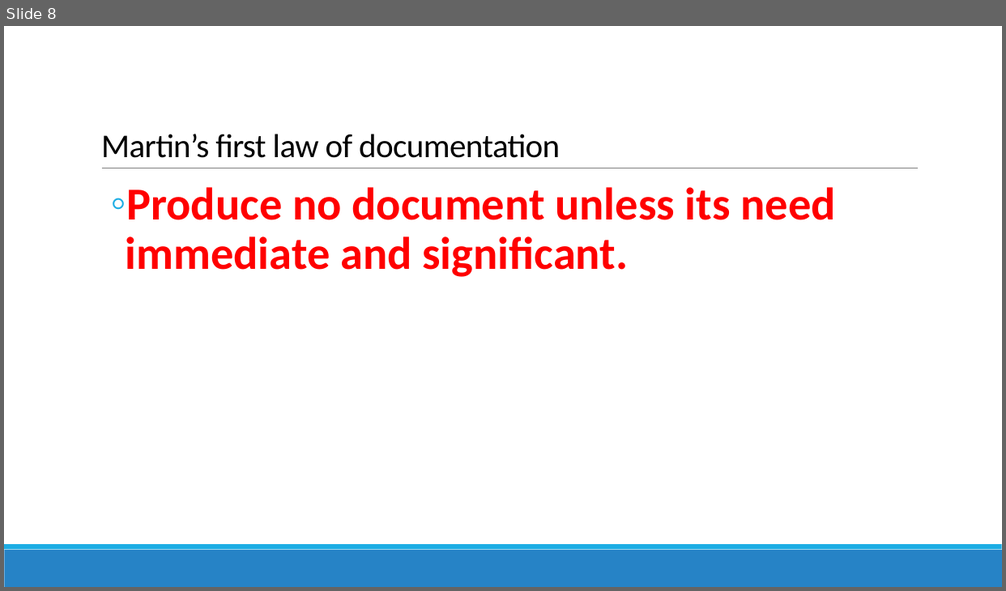
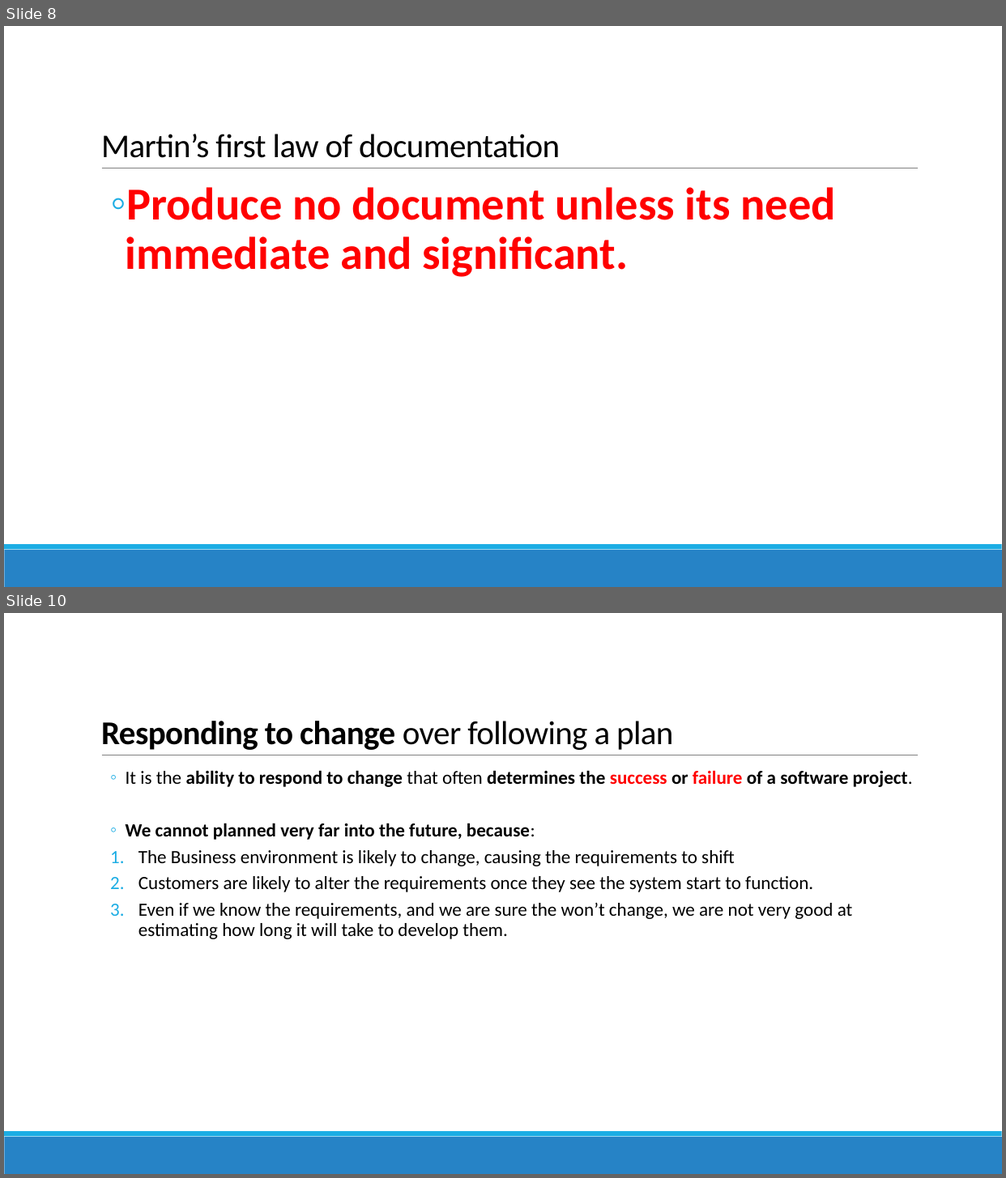
Before and after one commit to reza-arjmandi/Agile-Software-Development-Course, a slide deck: Agile Development.pptx. Shown one above the other, each under a label of ours: slide 8 before the commit, slides 8 and 10 after it; the slides between them are not shown. The pictures are 1006x591 and 1006x1178 pixels, drawn with LibreOffice and Linux fonts; fonts in the diff are those of the drawing. Boxes give left, top, right and bottom in pixels: in the first picture for what was removed or moved away, otherwise in the second. Text is boxed around its words. In the diff, an @@ line names an element or a change of style, - is before the commit and + after.

Commit message:
update Agile Development ppt file

```diff
--- a/Agile Development.pptx
+++ b/Agile Development.pptx
@@ slide 10 added at bbox=[4, 613, 1002, 1174], background #FFFFFF; not listed: 3 template elements that a slide beside it also shows @@
@@ title added at bbox=[101, 721, 673, 750], 32 pt, text #000000, bold @@
+Responding to change over following a plan
@@ text added at bbox=[126, 770, 913, 939], 18 pt, text #000000 @@
+  ◦ It is the ability to respond to change that often determines the success or failure of a software project.
+  ◦ We cannot planned very far into the future, because:
+  1. The Business environment is likely to change, causing the requirements to shift
+  2. Customers are likely to alter the requirements once they see the system start to function.
+  3. Even if we know the requirements, and we are sure the won’t change, we are not very good at estimating how long it will take to develop them.
```
Also in this commit, not shown: 14 other slides added.
